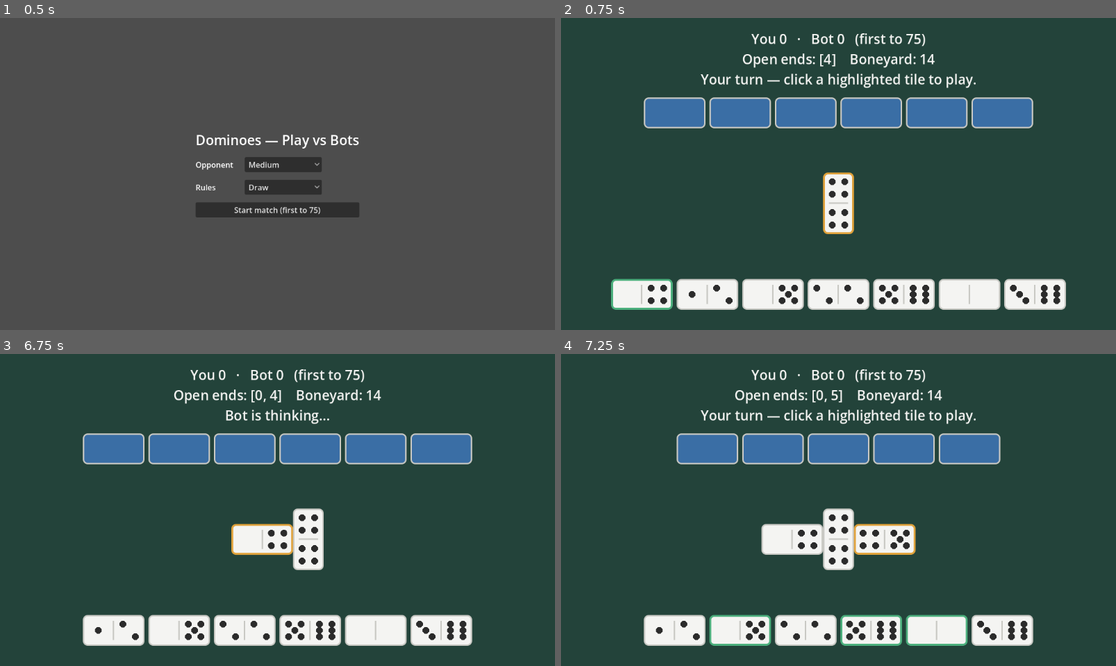
Above: before the commit, frames 1-4 (two rows, left to right).
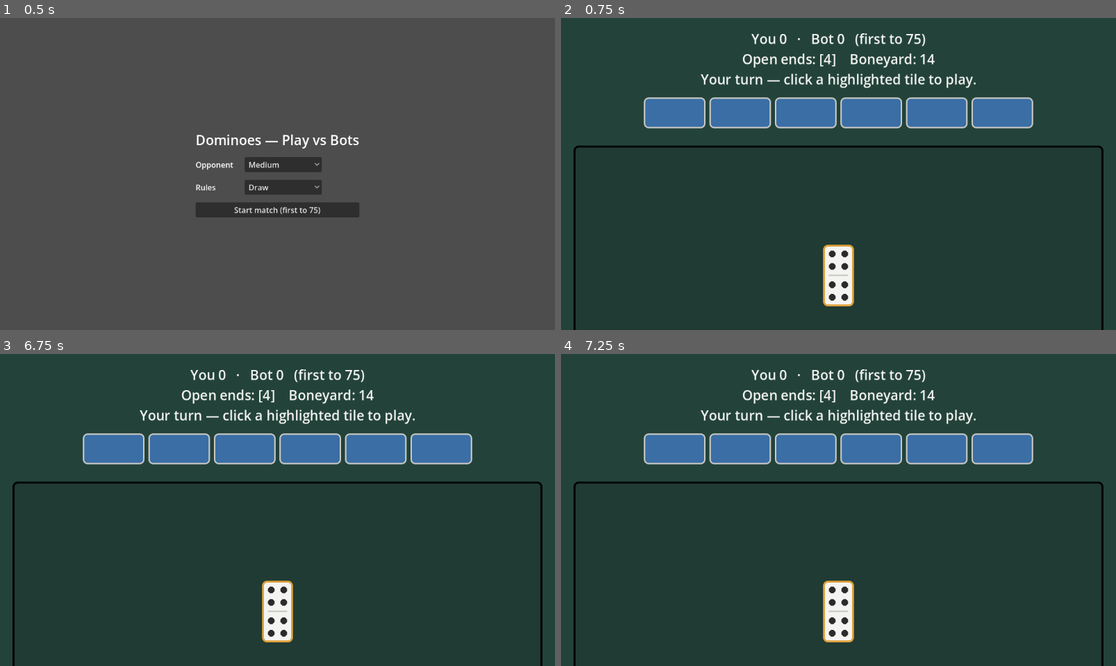
Above: after the commit, the same moments.

Repository: malgadir11/dominoes
Game: Godot game, scene res://scenes/game.tscn
Same seed, same stepped clock (60 frames per second), same inputs: the game is played once before the commit and once after it.
Inputs (mouse positions are in pixels of both pictures, inside the frame that each line leads up to):
- Up to frame 1 (0.5 s): no input
- Up to frame 2 (0.75 s): click "Start match (first to 75)" at 0.5 s
- Up to frame 3 (6.75 s): tap Enter at 1.25, 2.75, 4.25 s; drag from (111, 447) to (333, 441) at 1.27 s; tap Space at 2, 3.5, 5 s; drag from (177, 447) to (249, 572) at 2.02 s; move the mouse to (244, 447) at 2.77 s; click (244, 447) at 2.92 s; drag from (310, 447) to (111, 463) at 3.52 s; drag from (377, 447) to (305, 510) at 4.27 s; drag from (444, 447) to (194, 432) at 5.02 s; move the mouse to (277, 538) at 5.77 s; click (277, 538) at 5.92 s; drag from (83, 631) to (166, 525) at 6.52 s
- Up to frame 4 (7.25 s): no input

Frame 1 is identical in both runs. In frame 2, 9.5% of the frame differs, in the area x 2-98%, y 40-100%; in frame 3, 11%; in frame 4, 14%, in the area x 2-98%, y 11-100%.

Commit message:
Space out the snake and add a bordered play field
- Wider row pitch (2x) and small gaps between tiles so the board isn't cramped
- Bordered table/field (black border, rounded) the snake is centered in and
  clipped to; sets up the bounds for upcoming drag placement

Co-Authored-By: Claude Opus 4.8 <noreply@anthropic.com>

Diff:
--- a/scripts/ui/board_layout.gd
+++ b/scripts/ui/board_layout.gd
@@ -19,7 +19,8 @@
 	if layout.is_empty():
 		return {"placements": placements, "size": Vector2.ZERO}
 
-	var pitch := 1.5 * s  # vertical distance between runs; >s so crosswise doubles don't overlap
+	var gap := s * 0.16   # small space between tiles so the snake isn't cramped
+	var pitch := 2.0 * s  # vertical distance between runs (clean L-corners, no double overlap)
 	var dir := 1     # 1 = travelling right, -1 = travelling left
 	var px := 0.0    # x of the open connection point of the chain so far
 	var py := s      # y of the current run's center line
@@ -34,10 +35,10 @@
 			first = false
 			if is_double:
 				placements.append(_p(entry, lv, rv, true, Vector2(px, py - s), Vector2(s, 2.0 * s)))
-				px += s
+				px += s + gap
 			else:
 				placements.append(_p(entry, lv, rv, false, Vector2(px, py - s * 0.5), Vector2(2.0 * s, s)))
-				px += 2.0 * s
+				px += 2.0 * s + gap
 			continue
 
 		# Turn the corner when the next horizontal tile would cross the bound.
@@ -54,14 +55,14 @@
 			# Crosswise, centered on the line; advances by its short side.
 			var dx := 0.0 if dir == 1 else s
 			placements.append(_p(entry, lv, rv, true, Vector2(px - dx, py - s), Vector2(s, 2.0 * s)))
-			px += s * dir
+			px += (s + gap) * dir
 		elif dir == 1:
 			placements.append(_p(entry, lv, rv, false, Vector2(px, py - s * 0.5), Vector2(2.0 * s, s)))
-			px += 2.0 * s
+			px += 2.0 * s + gap
 		else:
 			# Travelling left: the connecting value faces right, so swap a/b.
 			placements.append(_p(entry, rv, lv, false, Vector2(px - 2.0 * s, py - s * 0.5), Vector2(2.0 * s, s)))
-			px -= 2.0 * s
+			px -= 2.0 * s + gap
 
 	return _normalized(placements)
 
--- a/scripts/ui/game.gd
+++ b/scripts/ui/game.gd
@@ -14,6 +14,7 @@
 const HUMAN := 0
 const BOT := 1
 const BOT_DELAY := 0.55  # seconds, so the bot's moves are readable
+const FIELD_SIZE := Vector2(1100, 540)  # the bordered play field
 
 enum State { SETUP, PLAYER_TURN, BOT_TURN, ROUND_OVER, MATCH_OVER }
 
@@ -175,10 +176,25 @@
 	spacer_top.size_flags_vertical = Control.SIZE_EXPAND_FILL
 	col.add_child(spacer_top)
 
-	# Board: a centered area we position tiles into absolutely, so the chain can
-	# snake within a flexible width instead of growing sideways forever.
+	# The play field: a bordered table the snake lives inside (and, once drag
+	# placement lands, can't be dragged out of). Centered, fixed size.
+	var field := PanelContainer.new()
+	var field_style := StyleBoxFlat.new()
+	field_style.bg_color = Color(0, 0, 0, 0.12)  # faint inset over the table
+	field_style.set_border_width_all(4)
+	field_style.border_color = Color.BLACK
+	field_style.set_corner_radius_all(10)
+	for side in ["left", "right", "top", "bottom"]:
+		field_style.set("content_margin_" + side, 18)
+	field.add_theme_stylebox_override("panel", field_style)
+	field.custom_minimum_size = FIELD_SIZE
+	field.size_flags_horizontal = Control.SIZE_SHRINK_CENTER
+	field.size_flags_vertical = Control.SIZE_SHRINK_CENTER
+	col.add_child(field)
+	# Board area we position tiles into absolutely, centered inside the field.
 	var board_center := CenterContainer.new()
-	col.add_child(board_center)
+	board_center.clip_contents = true  # snake stays within the field border
+	field.add_child(board_center)
 	_board_area = Control.new()
 	board_center.add_child(_board_area)
 
@@ -567,9 +583,7 @@
 
 
 func _resolved_board_width() -> float:
-	var vp_w := get_viewport_rect().size.x
-	var available := (vp_w - 160.0) if vp_w > 0.0 else board_max_width
-	return clampf(minf(board_max_width, available), 320.0, 4000.0)
+	return FIELD_SIZE.x - 60.0  # keep the snake inside the field with a little padding
 
 
 func _tile_key(t: Tile) -> int:
